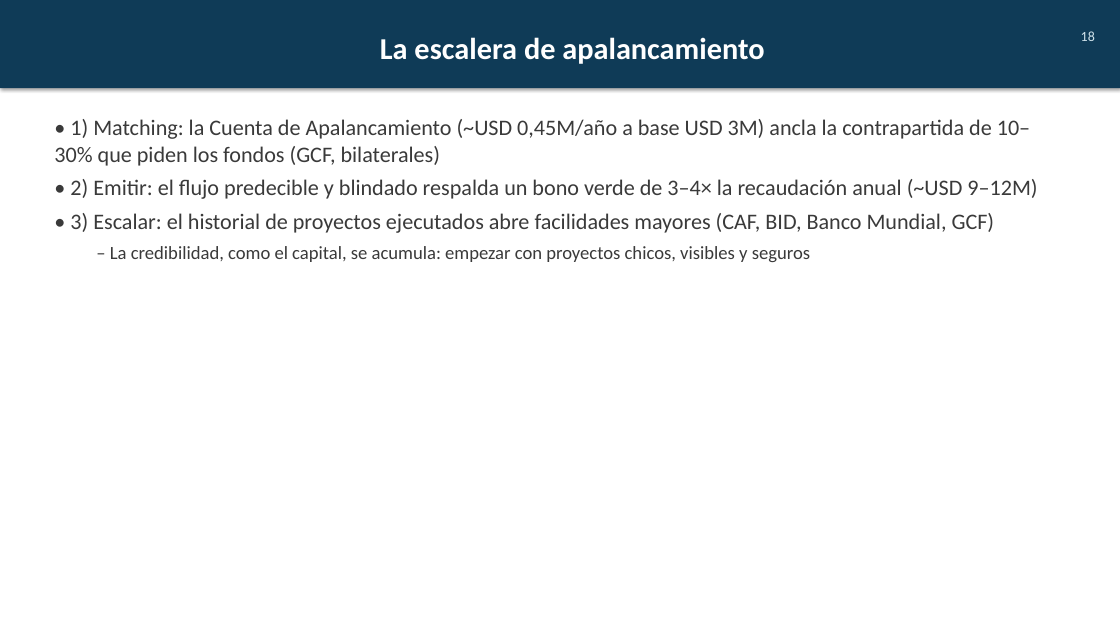
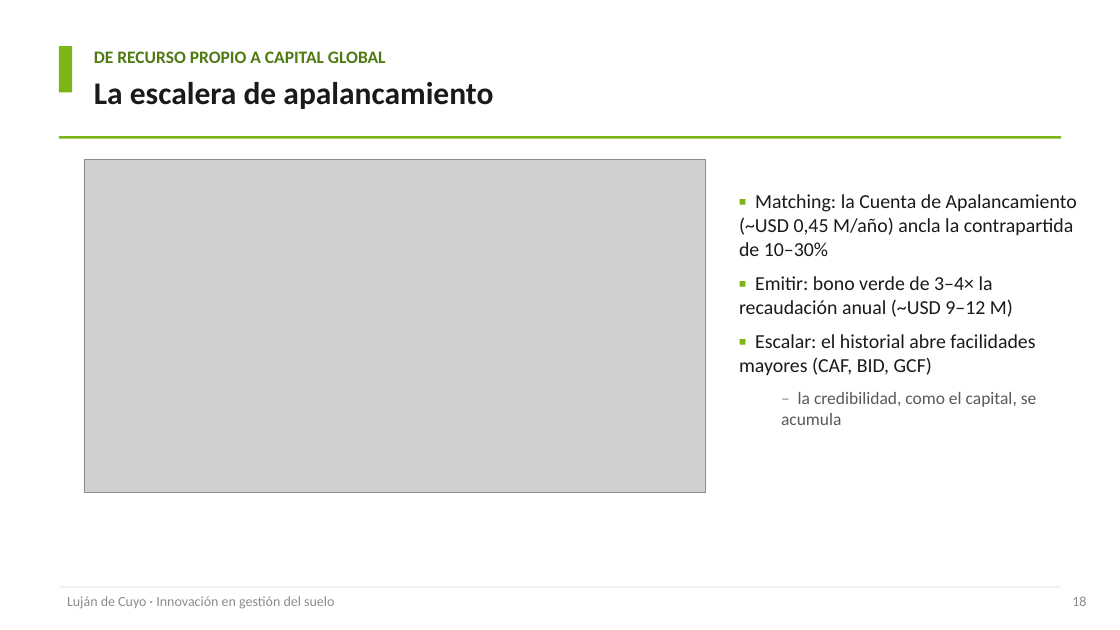
Before and after one commit to cgoytia-droid/cgoytia-droid.github.io, a slide deck: slide 18 of paper/Lujan_de_Cuyo_Gestion_Suelo_Clase.pptx (slide 19 before the commit). Drawn at 1120x630 pixels with LibreOffice and Linux fonts; fonts in the diff are those of the drawing; grey boxes stand for pictures. Boxes give left, top, right and bottom in pixels: in the first picture for what was removed or moved away, otherwise in the second. Text is boxed around its words. In the diff, an @@ line names an element or a change of style, - is before the commit and + after.

```diff
--- a/paper/Lujan_de_Cuyo_Gestion_Suelo_Clase.pptx
+++ b/paper/Lujan_de_Cuyo_Gestion_Suelo_Clase.pptx
@@ rectangle added at (59,46,72,92), fill #7CB518 @@
@@ text added at (94,51,386,63), 15 pt, text #4F7A12, bold @@
+DE RECURSO PROPIO A CAPITAL GLOBAL
@@ text "La escalera de apalancamiento": place and size @@
-text "La escalera de apalancamiento" at (0,0,1120,88)
+text "La escalera de apalancamiento" at (94,82,493,109)
@@ text "La escalera de apalancamiento" at (94,82,493,109): size 26 to 27 pt, text colour #FFFFFF to #1A1A1A; alignment centre to left; more space between paragraphs; vertical alignment middle to top; fill #0F3B57 to none; shadow off @@
@@ rectangle added at (59,136,1061,139), fill #7CB518 @@
@@ picture added at (84,160,706,493) @@
@@ text at (739,194,1077,425): text changed; size 19 to 17 pt; text colour #3A3A3A to #1A1A1A @@
-• 1) Matching: la Cuenta de Apalancamiento (~USD 0,45M/año a base USD 3M) ancla la contrapartida de 10–30% que piden los fondos (GCF, bilaterales)
-• 2) Emitir: el flujo predecible y blindado respalda un bono verde de 3–4× la recaudación anual (~USD 9–12M)
-• 3) Escalar: el historial de proyectos ejecutados abre facilidades mayores (CAF, BID, Banco Mundial, GCF)
-  – La credibilidad, como el capital, se acumula: empezar con proyectos chicos, visibles y seguros
+▪ Matching: la Cuenta de Apalancamiento (~USD 0,45 M/año) ancla la contrapartida de 10–30%
+▪ Emitir: bono verde de 3–4× la recaudación anual (~USD 9–12 M)
+▪ Escalar: el historial abre facilidades mayores (CAF, BID, GCF)
+  – la credibilidad, como el capital, se acumula
@@ rectangle added at (59,586,1061,587), fill #E6E6E6 @@
@@ text added at (67,596,334,609), 12 pt, text #8C8C8C @@
+Luján de Cuyo · Innovación en gestión del suelo
@@ text "18": place and size @@
-text "18" at (1081,31,1095,41)
+text "18" at (1072,596,1086,606)
@@ text "18" at (1072,596,1086,606): text colour #CFE2EA to #8C8C8C; more space between paragraphs @@
```
Also in this commit, not shown: 21 other slides changed, 3 slides added, 6 slides removed, 17 other files.
